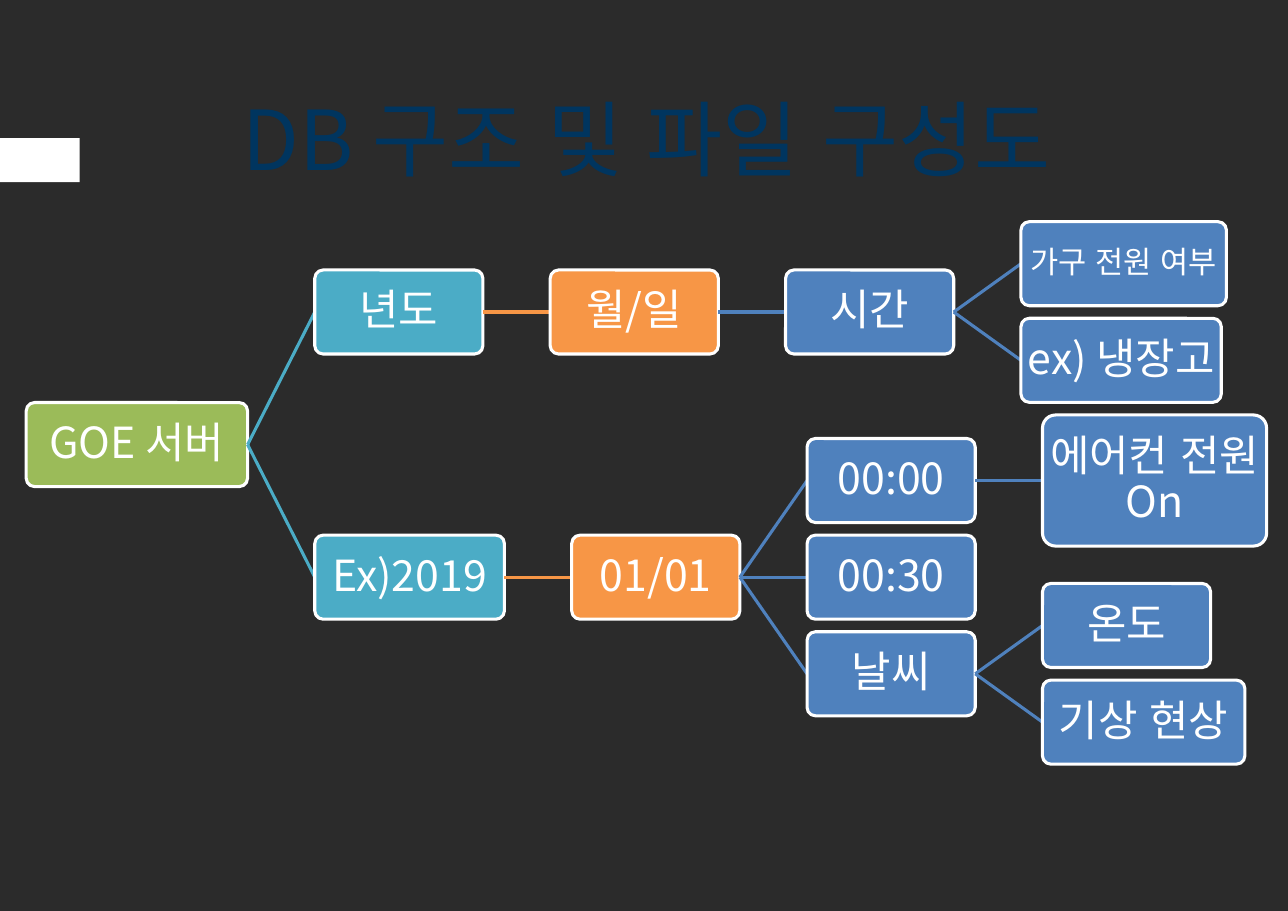
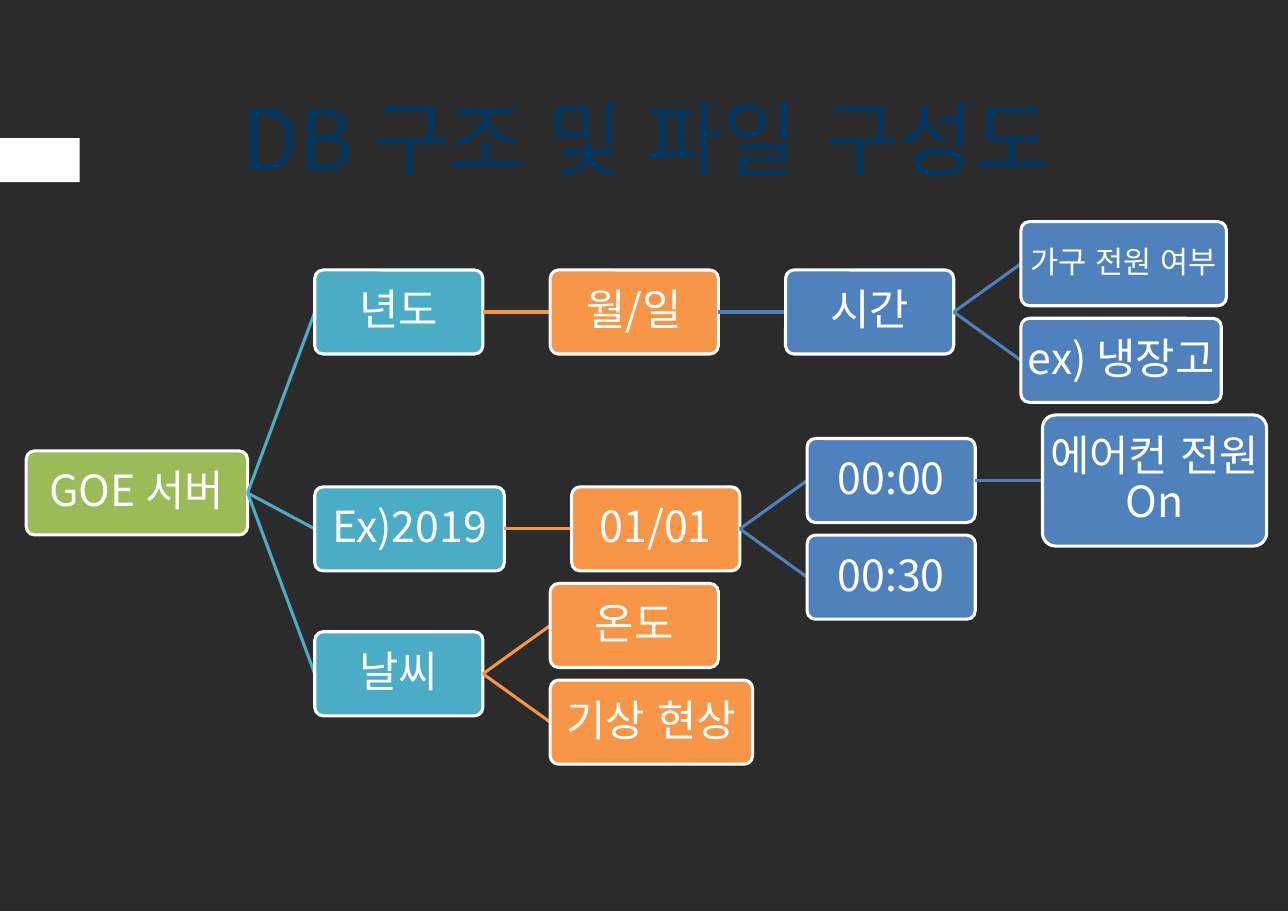
Before and after one commit to Nam-SW/GOE, a slide deck: slide 13 of documents/KDN 발표 자료.pptx. Drawn at 1288x911 pixels with LibreOffice and Linux fonts; fonts in the diff are those of the drawing; background and template pictures are left out; a plain dark background stands for a picture behind light text. Boxes give left, top, right and bottom in pixels: in the first picture for what was removed or moved away, otherwise in the second. Text is boxed around its words. In the diff, an @@ line names an element or a change of style, - is before the commit and + after.

```diff
--- a/documents/KDN 발표 자료.pptx
+++ b/documents/KDN 발표 자료.pptx
@@ freeform shape at (247,311,316,493): rotation 296 to 290 degrees; outline redrawn @@
@@ rounded rectangle: place and size @@
-rounded rectangle at (26,403,248,487)
+rounded rectangle at (26,451,248,534)
@@ text "GOE 서버": place and size @@
-text "GOE 서버" at (50,422,225,462)
+text "GOE 서버" at (50,470,225,510)
@@ freeform shape at (247,492,316,530): rotation 63 to 28 degrees; outline redrawn @@
@@ 2 texts, 2 rounded rectangles, 1 freeform shape: place and size @@
-2 texts, 2 rounded rectangles, 1 freeform shape at (315,535,740,619)
+2 texts, 2 rounded rectangles, 1 freeform shape at (315,487,740,571)
@@ freeform shape at (739,480,807,530): rotation 0 to 324 degrees; outline redrawn @@
@@ freeform shape at (739,528,807,578): rotation 304 to 35 degrees; outline redrawn @@
@@ text "온도": place and size @@
-text "온도" at (1087,604,1166,642)
+text "온도" at (595,604,674,642)
@@ text "날씨": place and size @@
-text "날씨" at (852,651,931,691)
+text "날씨" at (359,651,438,691)
@@ group added at (247,493,753,765): 3 freeform shapes, 3 rounded rectangles @@
@@ text "기상 현상": place and size @@
-text "기상 현상" at (1059,700,1229,740)
+text "기상 현상" at (567,700,736,740)
@@ group removed at (739,577,1245,765): 3 freeform shapes, 3 rounded rectangles @@
```
Also in this commit, not shown: 5 other slides changed.
